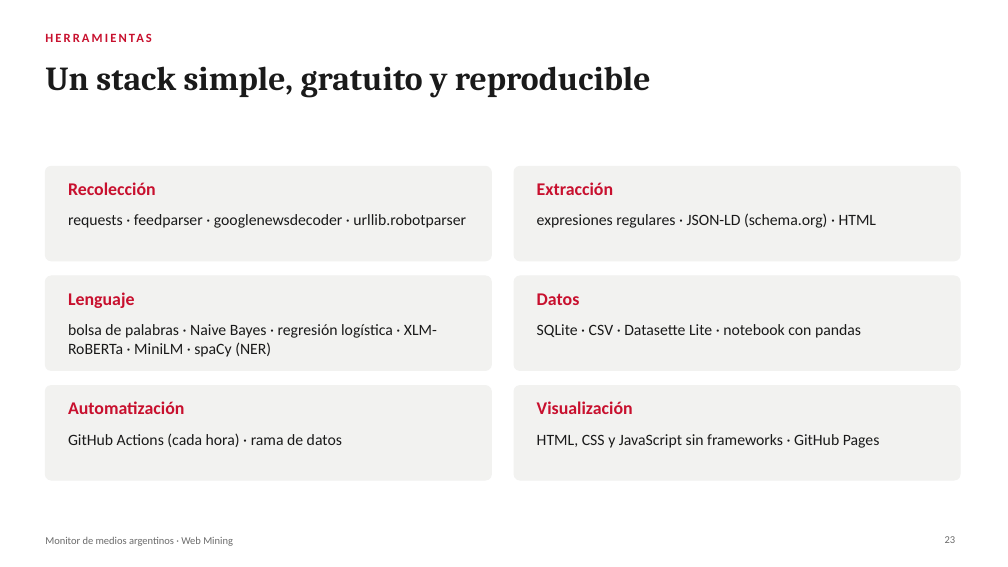
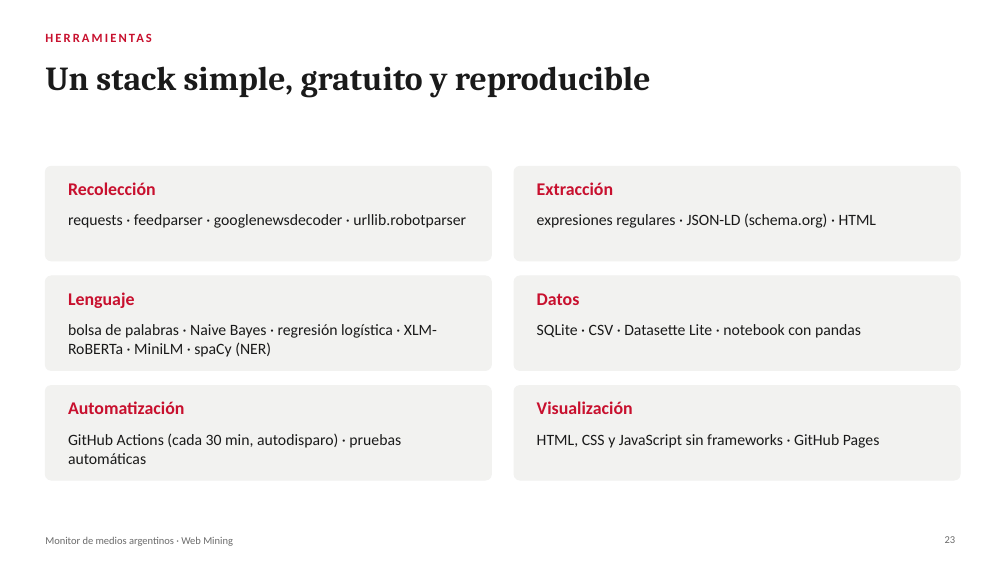
Before and after one commit to miguegarrone-blip/Web-Mining, a slide deck: slide 23 of docs/presentacion-tp.pptx. Drawn at 1008x567 pixels with LibreOffice and Linux fonts; fonts in the diff are those of the drawing. Boxes give left, top, right and bottom in pixels: in the first picture for what was removed or moved away, otherwise in the second. Text is boxed around its words. In the diff, an @@ line names an element or a change of style, - is before the commit and + after.

```diff
--- a/docs/presentacion-tp.pptx
+++ b/docs/presentacion-tp.pptx
@@ text at <box>68,433,401,464</box>: text changed @@
-GitHub Actions (cada hora) · rama de datos
+GitHub Actions (cada 30 min, autodisparo) · pruebas automáticas
```
Also in this commit, not shown: 4 other slides changed, 17 other files.
